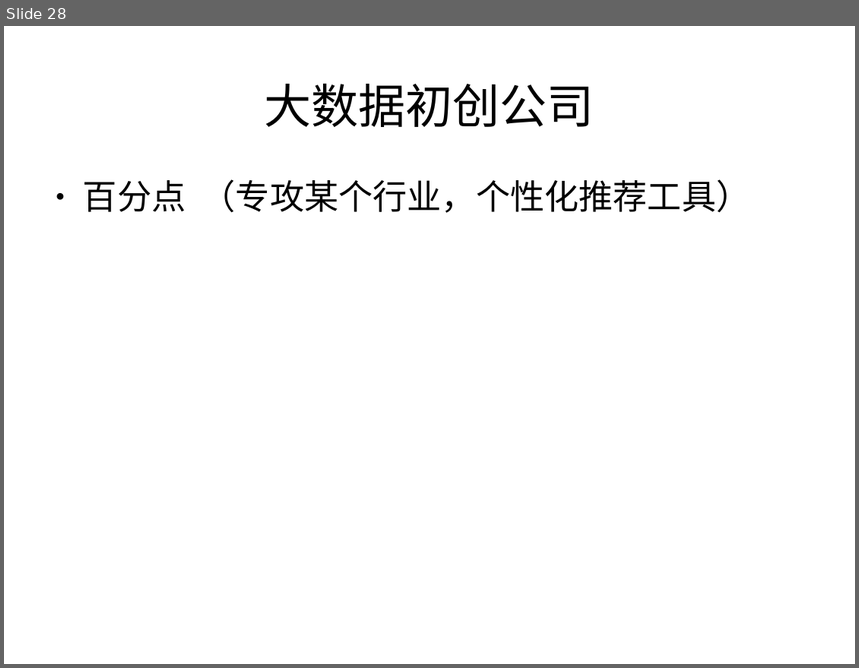
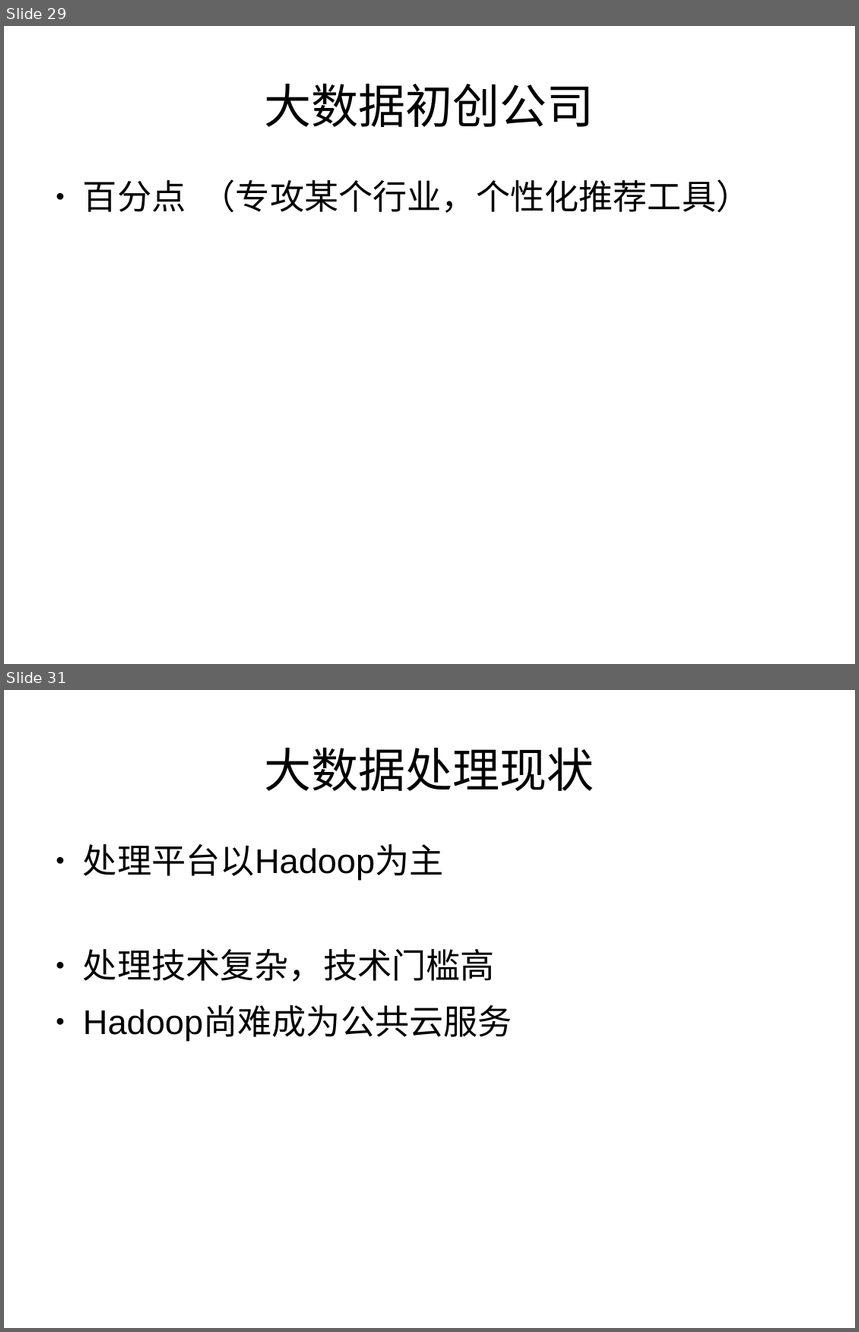
Before and after one commit to zouzhberk/Notes, a slide deck: bigdata/about-bigdata-product.odp. Shown one above the other, each under a label of ours: slide 28 before the commit, slides 29 and 31 after it; the slides between them are not shown. The pictures are 859x668 and 859x1332 pixels, drawn with LibreOffice and Linux fonts; fonts in the diff are those of the drawing. Boxes give left, top, right and bottom in pixels: in the first picture for what was removed or moved away, otherwise in the second. Text is boxed around its words. In the diff, an @@ line names an element or a change of style, - is before the commit and + after.

```diff
--- a/bigdata/about-bigdata-product.odp
+++ b/bigdata/about-bigdata-product.odp
@@ slide 31 added at [4,690,855,1328], background #FFFFFF @@
@@ title added at [264,747,595,791], 44 pt, text #000000 @@
+大数据处理现状
@@ text added at [83,844,512,1041], 32 pt, text #000000 @@
+● 处理平台以Hadoop为主
+● 处理技术复杂，技术门槛高
+● Hadoop尚难成为公共云服务
@@ what was slide 28 is now slide 29 @@
```
Also in this commit, not shown: 3 slides changed, 10 other slides added, 1 other file.
